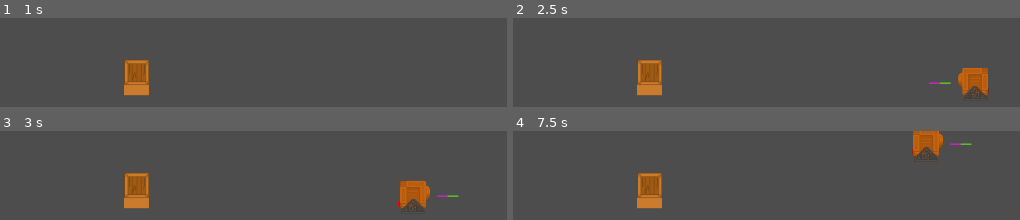
Above: before the commit, frames 1-4 (two rows, left to right).
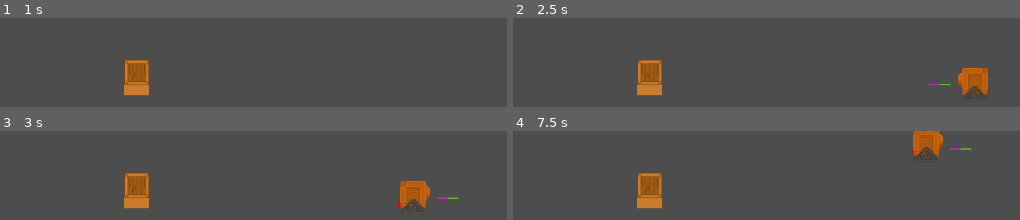
Above: after the commit, the same moments.

Repository: ebeardy/GMTK2024
Game: Godot game, scene res://warehouse.tscn
Same seed, same stepped clock (60 frames per second), same inputs: the game is played once before the commit and once after it.
Inputs:
- Up to frame 1 (1 s): tap Enter (ui_accept) at 0.5, 0.77 s; hold D (ui_right) from 0.53 s (still down)
- Up to frame 2 (2.5 s): tap Enter (ui_accept) at 1.52, 2 s; release D (ui_right) at 2.03 s; hold A (ui_left) from 2.03 s (still down)
- Up to frame 3 (3 s): release A (ui_left) at 2.78 s; hold D (ui_right) from 2.78 s (still down)
- Up to frame 4 (7.5 s): tap Enter (ui_accept) at 3.02, 3.5, 3.77, 4.25, 4.52, 5, 5.75, 6.02, 6.77 s; release D (ui_right) at 4.28 s; hold A (ui_left) 4.28-5.03 s; hold D (ui_right) 5.03-5.78 s; hold A (ui_left) 5.78-7.28 s; hold D (ui_right) from 7.28 s (still down)

Frame 1 is identical in both runs. In frame 2, 0.1% of the frame differs, in the area x 82-87%, y 71-76%; in frame 3, 0.2%; in frame 4, 0.2%, in the area x 86-91%, y 13-22%.

Commit message:
The bar keeps its y position on flip huzzah

Diff:
--- a/player.gd
+++ b/player.gd
@@ -28,11 +28,11 @@
 		if velocity.x > 0:
 			$AnimatedSprite2D.flip_h = false
 			facing_right = true
-			attached_object.position = Vector2(distance_from_center, 0)
+			attached_object.position = Vector2(distance_from_center, $ForkliftBar.position.y)
 		elif velocity.x < 0:
 			$AnimatedSprite2D.flip_h = true
 			facing_right = false
-			attached_object.position = Vector2(-distance_from_center,0)
+			attached_object.position = Vector2(-distance_from_center,$ForkliftBar.position.y)
 	else:
 		velocity.x = move_toward(velocity.x, 0, SPEED)
 
